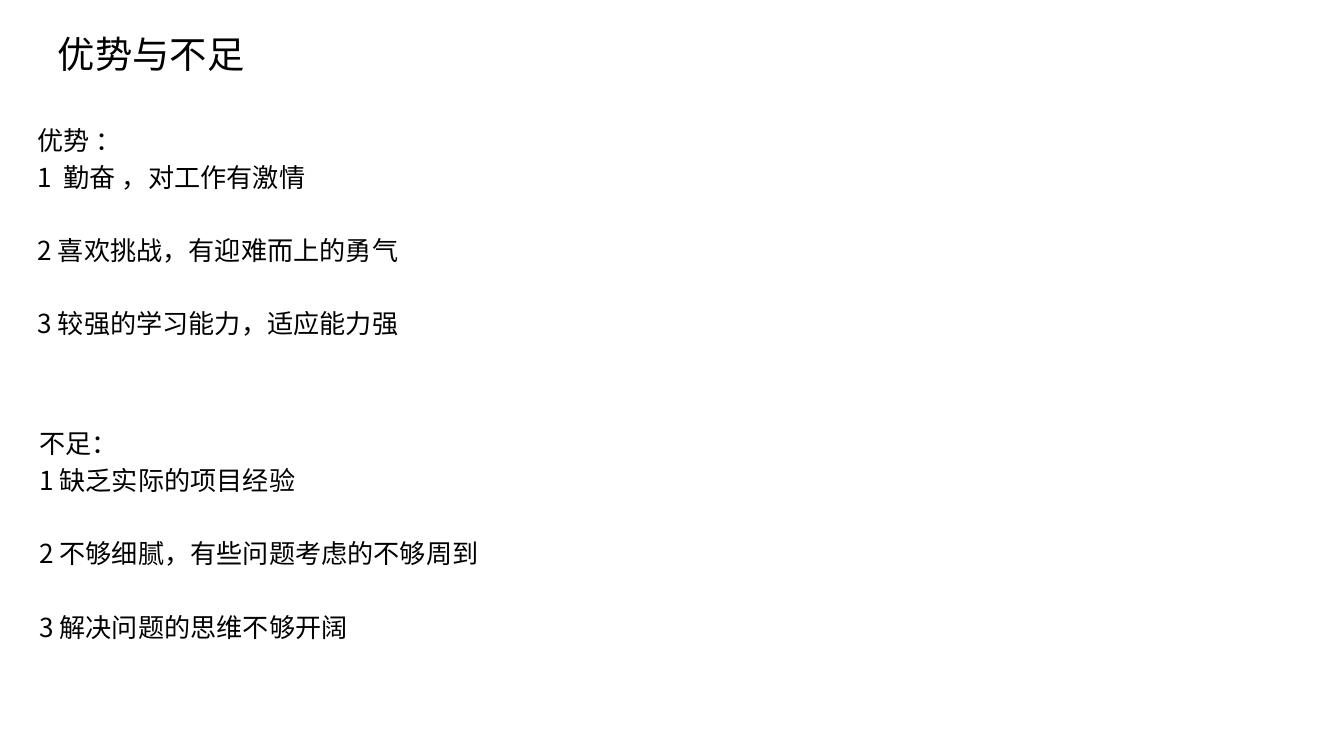
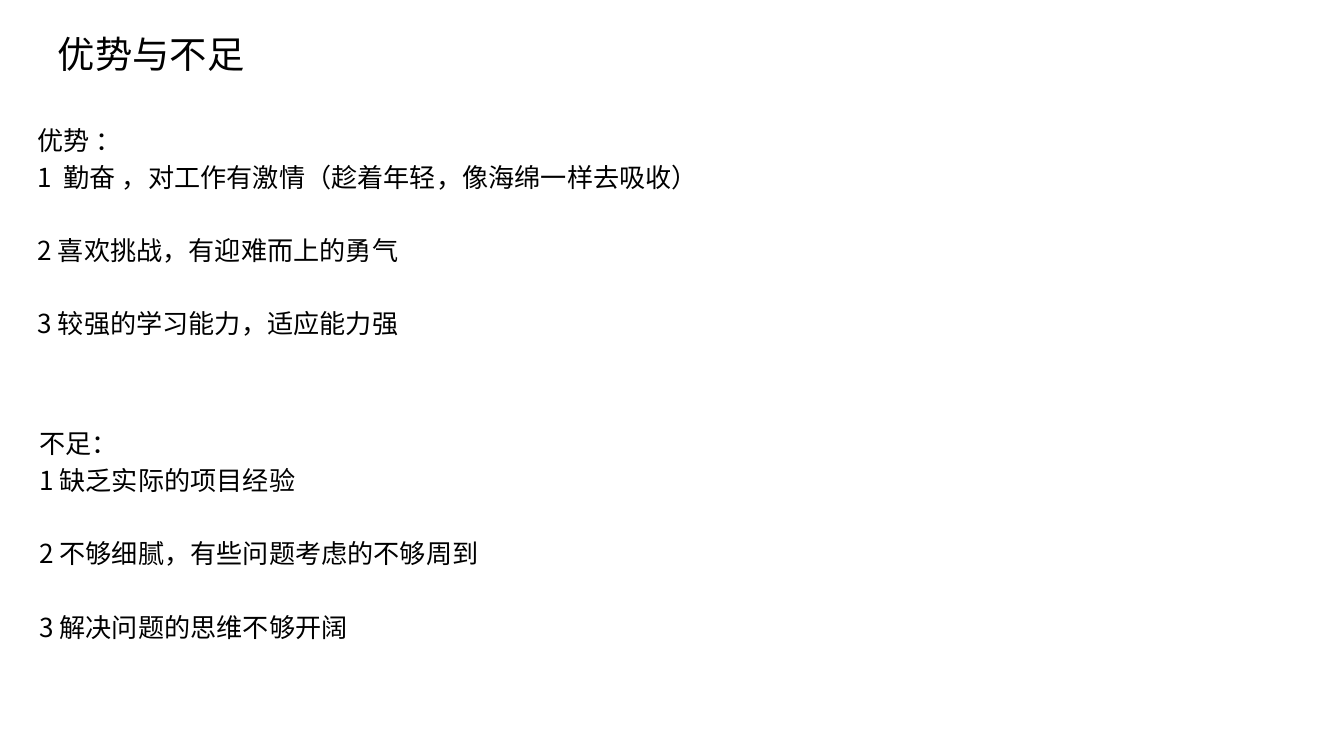
Before and after one commit to yerixuan/report, a slide deck: slide 13 of 实习考核报告-模板-2017-叶日旋.pptx. Drawn at 1344x756 pixels with LibreOffice and Linux fonts; fonts in the diff are those of the drawing; background and template pictures are left out. Boxes give left, top, right and bottom in pixels: in the first picture for what was removed or moved away, otherwise in the second. Text is boxed around its words. In the diff, an @@ line names an element or a change of style, - is before the commit and + after.

```diff
--- a/实习考核报告-模板-2017-叶日旋.pptx
+++ b/实习考核报告-模板-2017-叶日旋.pptx
@@ text at [38,164,698,190]: text changed @@
-1 勤奋 ，对工作有激情
+1 勤奋 ，对工作有激情（趁着年轻，像海绵一样去吸收）
```
Also in this commit, not shown: 3 other slides changed.
